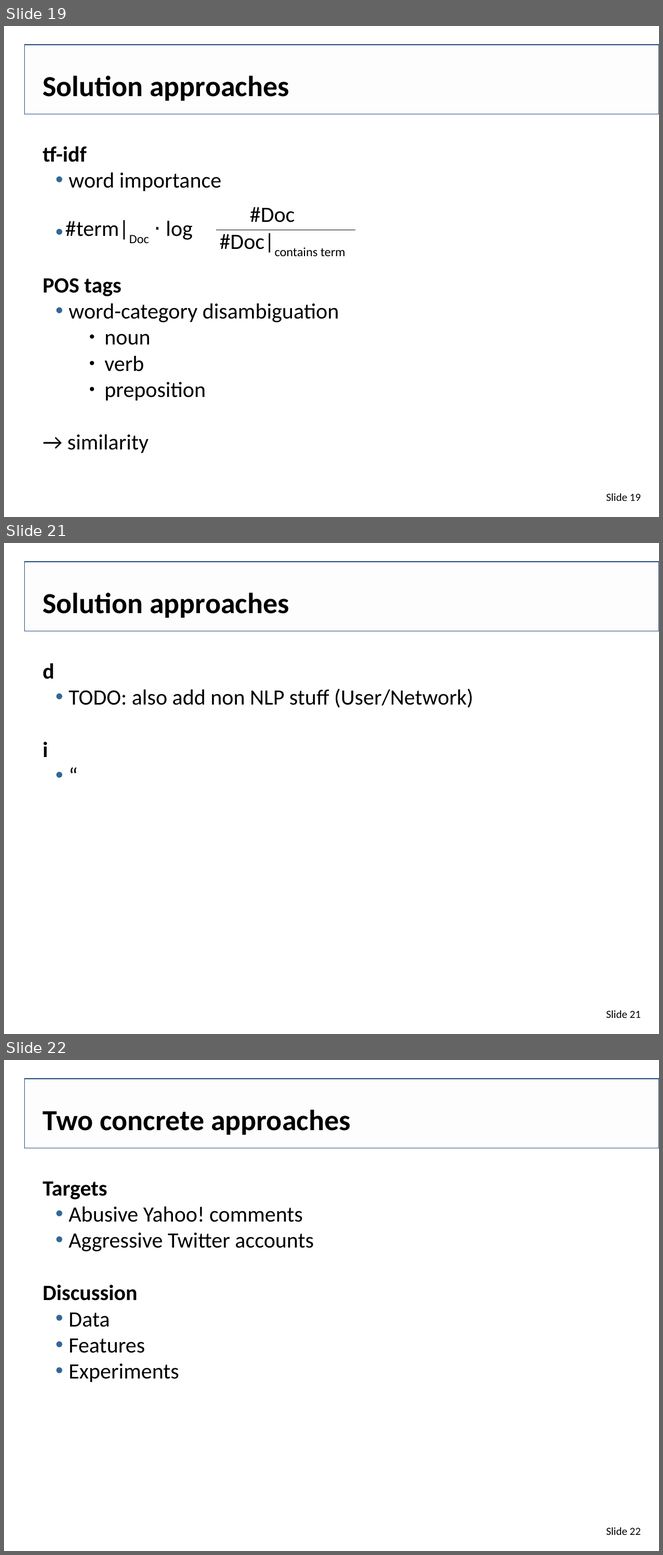
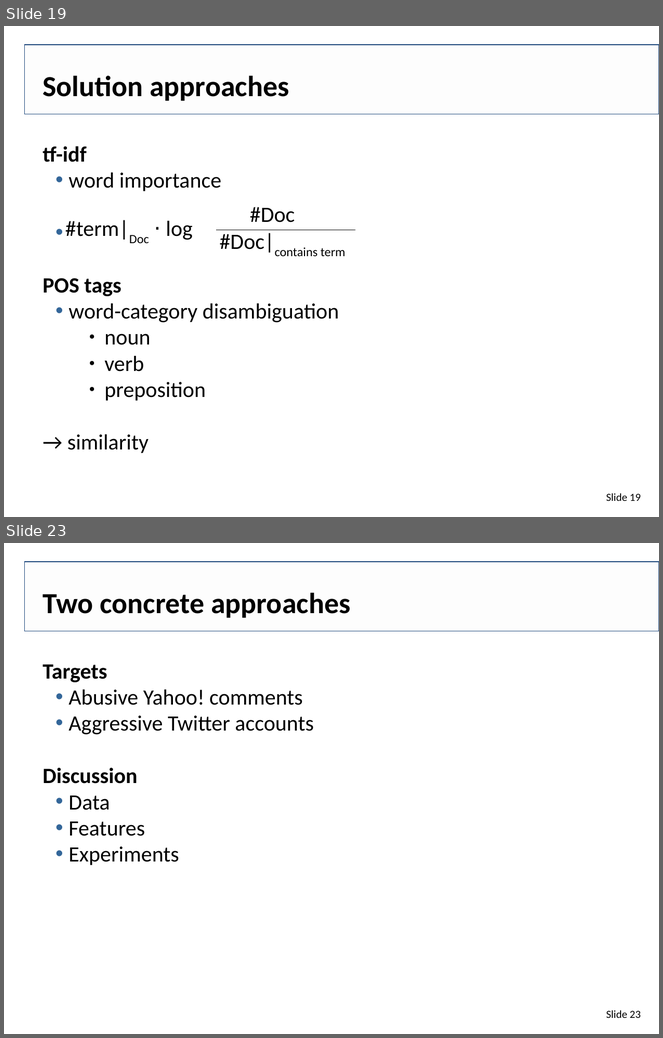
Before and after one commit to IllDepence/websci_ss2017, a slide deck: pres/Tarek_Saier_Abusive_behavior_in_social_media.odp. Shown one above the other, each under a label of ours: slides 19, 21 and 22 before the commit, slides 19 and 23 after it; the slides between them are not shown. The pictures are 663x1555 and 663x1038 pixels, drawn with LibreOffice and Linux fonts; fonts in the diff are those of the drawing; background and template pictures are left out. Boxes give left, top, right and bottom in pixels: in the first picture for what was removed or moved away, otherwise in the second. Text is boxed around its words. In the diff, an @@ line names an element or a change of style, - is before the commit and + after.

```diff
--- a/pres/Tarek_Saier_Abusive_behavior_in_social_media.odp
+++ b/pres/Tarek_Saier_Abusive_behavior_in_social_media.odp
@@ slide 21 removed at <box>4,543,659,1034</box>, background #FFFFFF; not listed: 3 template elements that a slide beside it also shows @@
@@ text removed at <box>42,592,289,618</box> @@
-Solution approaches
@@ text removed at <box>42,663,474,708</box> @@
-d
-  • TODO: also add non NLP stuff (User/Network)
-i
-  • “
@@ what was slide 22 is now slide 23 @@
@@ page number at <box>606,1010,641,1018</box>: text changed @@
-Slide 22
+Slide 23
```
Also in this commit, not shown: 1 slide changed, 2 slides added.
